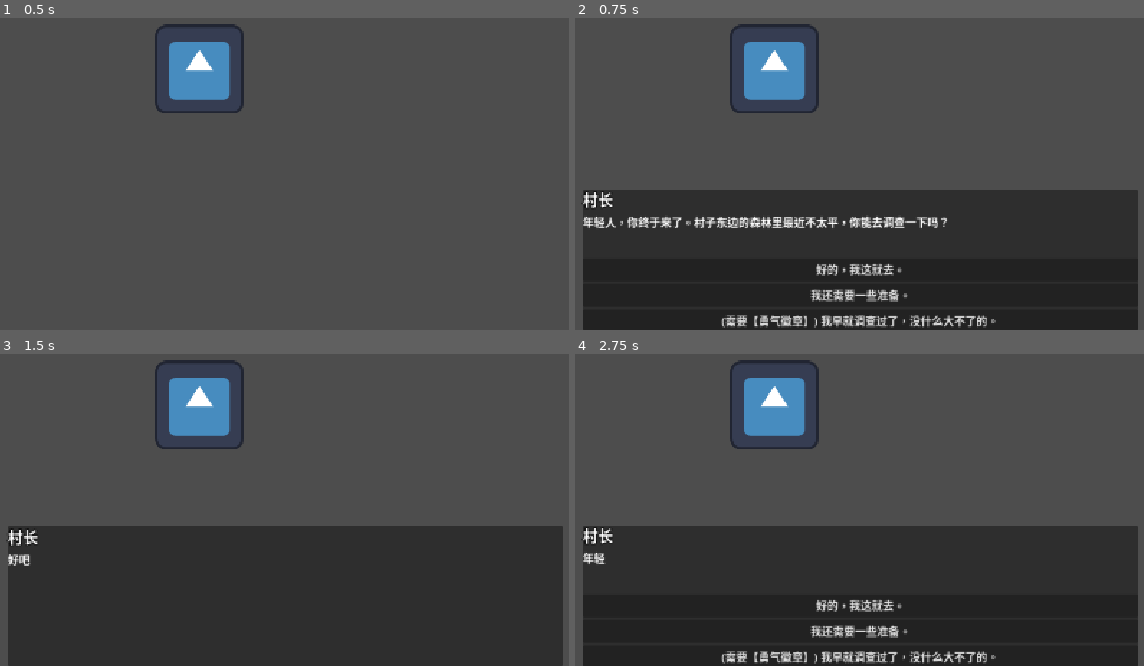
Above: before the commit, frames 1-4 (two rows, left to right).
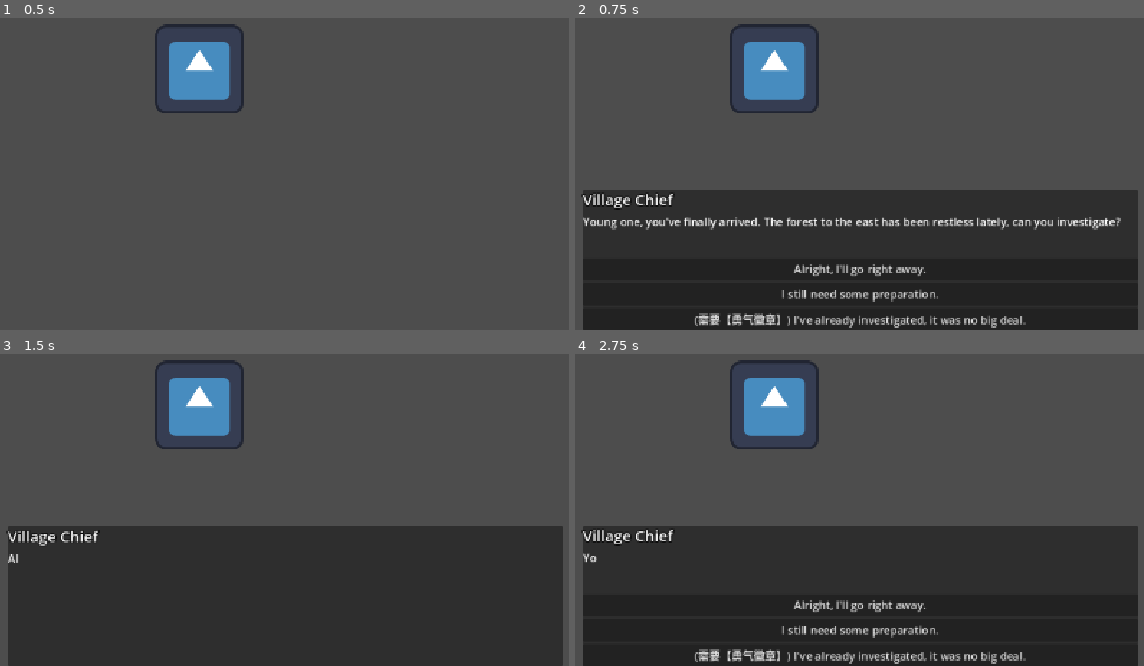
Above: after the commit, the same moments.

Repository: LiGameAcademy/laoli_dialogue_system
Game: Godot game, scene res://main.tscn
The game is run twice, just before and just after one commit, with the same random seed, the same clock (stepped at 60 frames per second) and the same inputs. The engine's default icon, where the game draws it, is replaced by a stand-in: a white triangle on a blue panel in a dark square.
Inputs (mouse positions are in pixels of both pictures, inside the frame that each line leads up to):
- Up to frame 1 (0.5 s): no input
- Up to frame 2 (0.75 s): tap Enter (ui_accept) at 0.5 s; hold Enter (ui_accept) from 0.53 s (still down)
- Up to frame 3 (1.5 s): release Enter (ui_accept) at 1.25 s; click (284, 628) at 1.25 s, where only the run after the commit has a clickable "I still need some preparation."
- Up to frame 4 (2.75 s): tap Enter (ui_accept) at 2.1, 2.27, 2.57 s

Frame 1 is identical in both runs. In frame 2, 5.4% of the frame differs, in the area x 1-96%, y 55-100%; in frame 3, 0.5%; in frame 4, 3.3%.

Commit message:
9系统本地化

Diff:
--- a/dialogue_manager.gd
+++ b/dialogue_manager.gd
@@ -19,7 +19,8 @@
 
 ## 游戏启动时，自动加载并解析JSON文件
 func _ready() -> void:
-	load_dialogue_file("res://dialogue.json")
+	# load_dialogue_file("res://dialogue.json")
+	load_dialogue_file("res://dialogue_multilingual.json")
 
 ## 加载并解析指定的JSON文件
 ## [param path] JSON文件的路径
@@ -76,11 +77,13 @@
 		return
 
 	var node_data = dialogue_data[node_id]
-	var character = node_data.get("character", "旁白")
-	var text = node_data.get("text", "...")
+	# 使用新函数来获取翻译后的文本
+	var character = _get_localized_string(node_data.get("character", "Narrator"))
+	var text = _get_localized_string(node_data.get("text", "..."))
 
-	text_updated.emit(character, text)
-	# 新增：检查并触发节点自身的动作
+	emit_signal("text_updated", character, text)
+
+	# 检查并触发节点自身的动作
 	if node_data.has("action"):
 		# 现在我们传递的是整个action字典，而不再是字符串
 		action_triggered.emit(node_data["action"])
@@ -93,25 +96,24 @@
 			if _check_condition(choice.get("condition", {})):
 				available_choices.append(choice) # 条件满足，才加入可用列表
 
-		# 在发出信号前，处理文本的动态生成
+		# 在发出信号前，将选项文本翻译好
 		var localized_choices = []
 		for choice in available_choices:
-			var localized_choice = choice.duplicate() # 复制一份，避免修改原始数据
-			var final_text = tr(choice["text"]) # 先获取基础文本
-
-			# 新增逻辑：检查是否需要添加条件前缀
+			var localized_choice = choice.duplicate()
+			# 对选项的文本也使用翻译函数
+			localized_choice["text"] = _get_localized_string(choice["text"])
+			# 对动态生成的文本前缀也需要翻译
 			if choice.get("display_condition_prefix", false) and choice.has("condition"):
 				var condition = choice["condition"]
-				# 目前只处理has_item, 未来可扩展
 				if condition.has("has_item"):
 					var item_id = condition["has_item"]
-					# 通过ID从GameState获取道具显示名称
-					var item_name = GameState.get_item_name(item_id)
-					# 格式化字符串，动态生成最终的显示文本
-					final_text = "(需要【%s】) %s" % [item_name, final_text]
+					var item_name = GameState.get_item_name(item_id) # get_item_name内部已包含tr()，所以道具名会自动翻译
+					# 注意：这里的格式化字符串本身也需要被翻译
+					var format_string = tr("(需要【%s】) %s")
+					localized_choice["text"] = format_string % [item_name, localized_choice["text"]]
 
-			localized_choice["text"] = final_text
 			localized_choices.append(localized_choice)
+
 		emit_signal("choices_updated", localized_choices)
 	elif node_data.has("next_node"):
 		# 如果是单线对话，我们暂时先不自动跳转
@@ -141,6 +143,31 @@
 	# 所有条件都检查通过了，才返回true
 	return true
 
+## 一个通用的翻译提取函数
+func _get_localized_string(text_object) -> String:
+	# 首先检查text_object本身是否是一个字典，如果不是（比如旧数据或非翻译字段），直接返回
+	if not text_object is Dictionary:
+		return str(text_object)
+
+	# 获取Godot当前的语言设置
+	var current_locale = TranslationServer.get_locale()
+
+	# 优先使用完整匹配
+	if text_object.has(current_locale):
+		return text_object[current_locale]
+
+	# 如果找不到，尝试使用基础语言（例如从 "en_US" 回退到 "en"）
+	var base_locale = current_locale.get_slice("_", 0)
+	if text_object.has(base_locale):
+		return text_object[base_locale]
+
+	# 如果连基础语言都找不到，尝试使用默认的 "en" 作为最后的回退
+	if text_object.has("en"):
+		return text_object["en"]
+
+	# 如果连 "en" 都没有，返回一个错误提示
+	return "[TEXT NOT FOUND]"
+
 ## 处理对话结束
 func _end_dialogue() -> void:
 	is_active = false # 标记对话结束
--- /dev/null
+++ b/dialogue_multilingual.json
@@ -0,0 +1,81 @@
+{
+    "village_chief_start": {
+      "character": {
+        "zh_CN": "村长",
+        "en": "Village Chief"
+      },
+      "text": {
+        "zh_CN": "年轻人，你终于来了。村子东边的森林里最近不太平，你能去调查一下吗？",
+        "en": "Young one, you've finally arrived. The forest to the east has been restless lately, can you investigate?"
+      },
+      "choices": [
+        {
+          "text": {
+            "zh_CN": "好的，我这就去。",
+            "en": "Alright, I'll go right away."
+          },
+          "next_node": "accept_quest_forest"
+        },
+        {
+          "text": {
+            "zh_CN": "我还需要一些准备。",
+            "en": "I still need some preparation."
+          },
+          "next_node": "refuse_quest_forest"
+        },
+        {
+          "text": {
+            "zh_CN": "我早就调查过了，没什么大不了的。",
+            "en": "I've already investigated, it was no big deal."
+          },
+          "display_condition_prefix": true,
+          "next_node": "already_done_quest",
+          "condition": {
+            "has_item": "badge_of_courage"
+          }
+        }
+      ]
+    },
+    "accept_quest_forest": {
+      "character": {
+        "zh_CN": "村长",
+        "en": "Village Chief"
+      },
+      "text": {
+        "zh_CN": "太好了！这是我给你的一些干粮，路上小心。",
+        "en": "Excellent! Here are some rations for the road. Be careful."
+      },
+      "action": {
+        "type": "give_item",
+        "id": "bread",
+        "amount": 2
+      },
+      "next_node": "END"
+    },
+    "refuse_quest_forest": {
+      "character": {
+        "zh_CN": "村长",
+        "en": "Village Chief"
+      },
+      "text": {
+        "zh_CN": "好吧，那你先去准备一下吧，村子的安危就靠你了。",
+        "en": "Alright, go and prepare then. The safety of our village rests on you."
+      },
+      "next_node": "END"
+    },
+    "already_done_quest": {
+      "character": {
+        "zh_CN": "村长",
+        "en": "Village Chief"
+      },
+      "text": {
+        "zh_CN": "哦？看不出来你年纪轻轻，身手却如此了得！这是给你的奖励。",
+        "en": "Oh? I couldn't tell you were so skilled at such a young age! This is your reward."
+      },
+      "action": {
+        "type": "give_reward",
+        "id": "QUEST_1_REWARD"
+      },
+      "next_node": "END"
+    }
+  }
--- a/project.godot
+++ b/project.godot
@@ -24,6 +24,10 @@
 
 window/stretch/mode="canvas_items"
 
+[internationalization]
+
+locale/test="en"
+
 [rendering]
 
 renderer/rendering_method="mobile"
